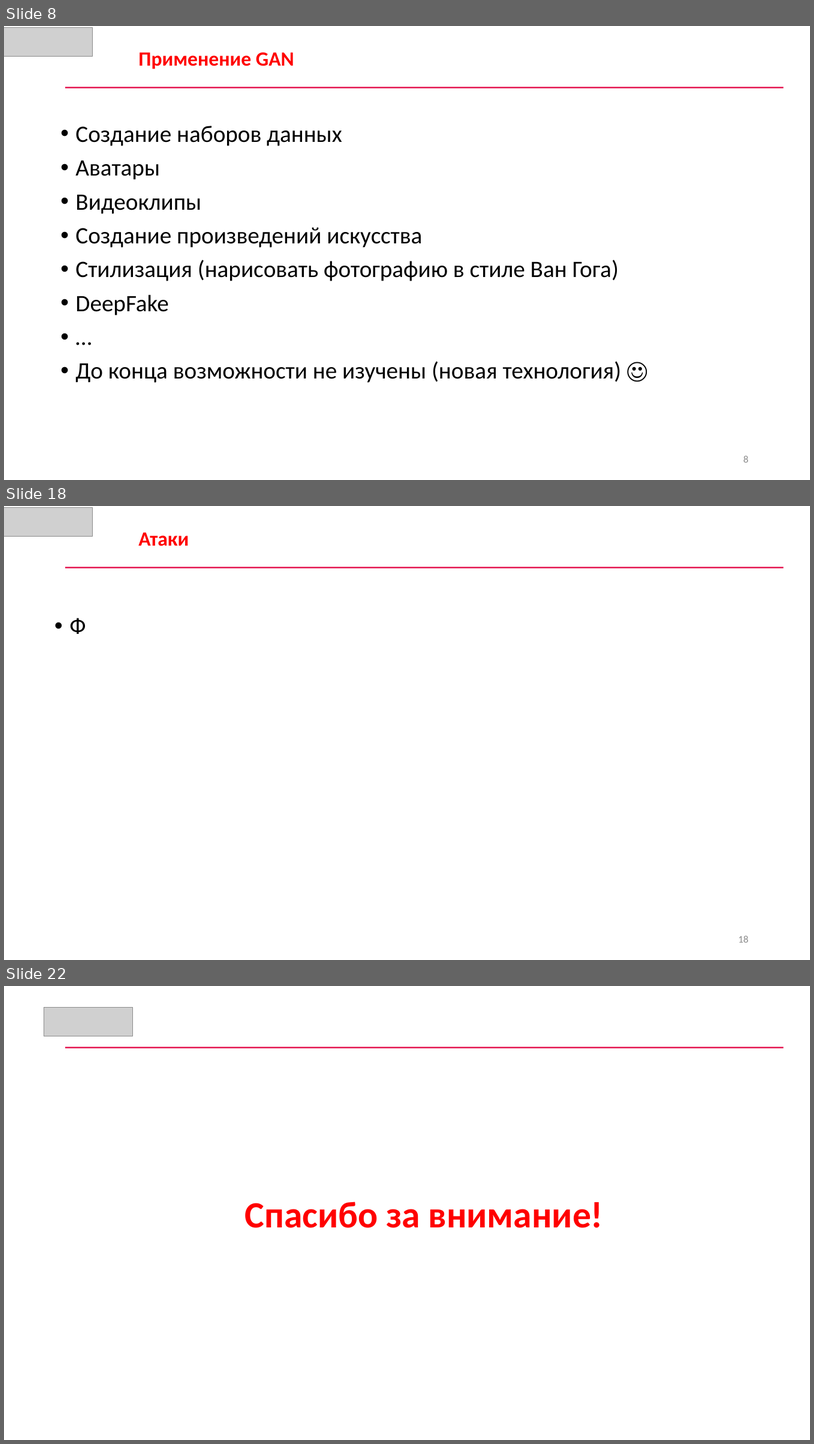
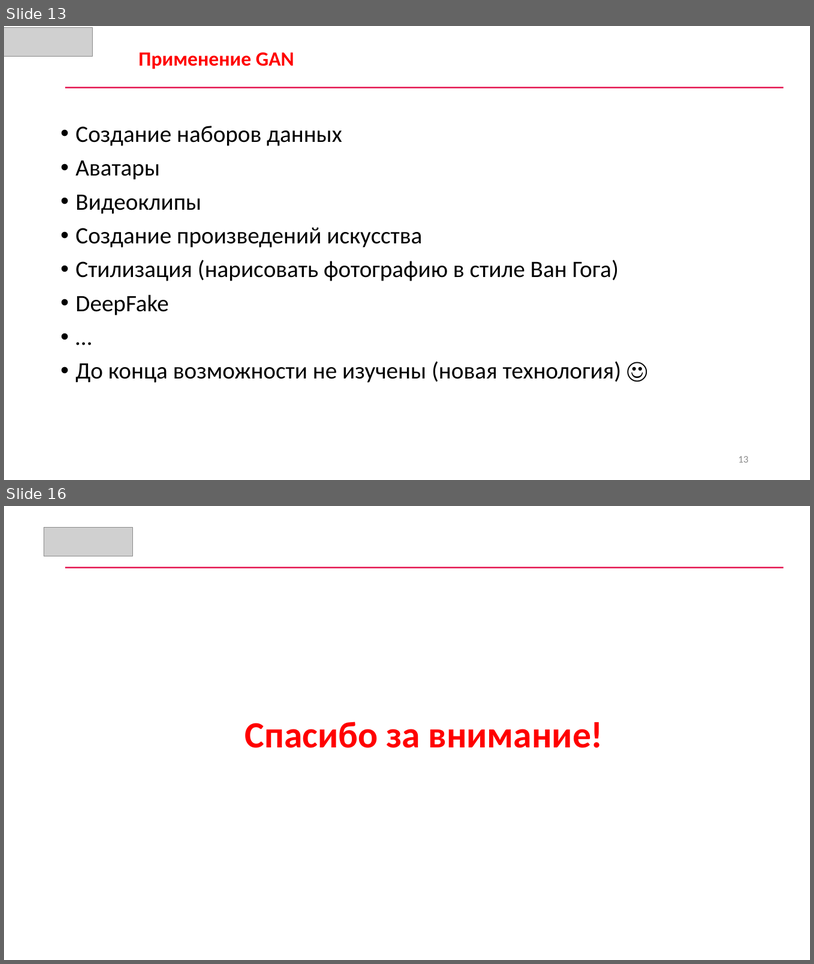
Before and after one commit to CyberLympha/AI-for-IS-Course, a slide deck: Лекции/Состязательные модели в ИБ.pptx. Shown one above the other, each under a label of ours: slides 8, 18 and 22 before the commit, slides 13 and 16 after it; the slides between them are not shown. The pictures are 814x1444 and 814x964 pixels, drawn with LibreOffice and Linux fonts; fonts in the diff are those of the drawing; grey boxes stand for pictures. Boxes give left, top, right and bottom in pixels: in the first picture for what was removed or moved away, otherwise in the second. Text is boxed around its words. In the diff, an @@ line names an element or a change of style, - is before the commit and + after.

```diff
--- a/Лекции/Состязательные модели в ИБ.pptx
+++ b/Лекции/Состязательные модели в ИБ.pptx
@@ slide 18 removed at [4,506,810,960], background #FFFFFF @@
@@ picture removed at [4,508,93,537] @@
@@ text removed at [138,532,189,546] @@
-Атаки
@@ rectangle removed at [65,567,784,568] @@
@@ text removed at [69,618,86,634] @@
-• Ф
@@ page number removed at [738,935,749,942] @@
-18
@@ what was slide 8 is now slide 13 @@
@@ page number at [738,456,749,462]: text changed @@
-8
+13
@@ what was slide 22 is now slide 16 @@
```
Also in this commit, not shown: 7 slides changed, 6 slides added, 11 other slides removed, 5 other files.
